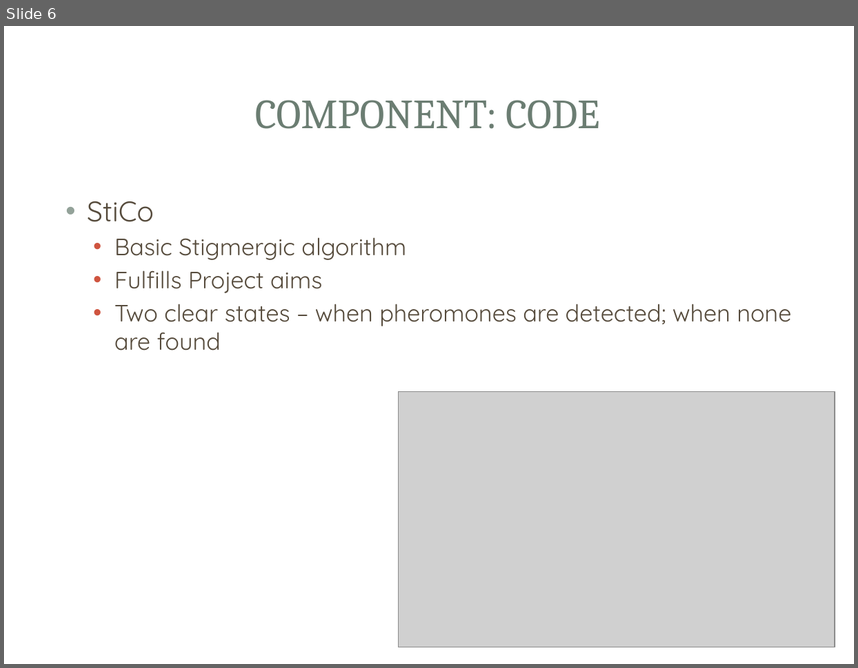
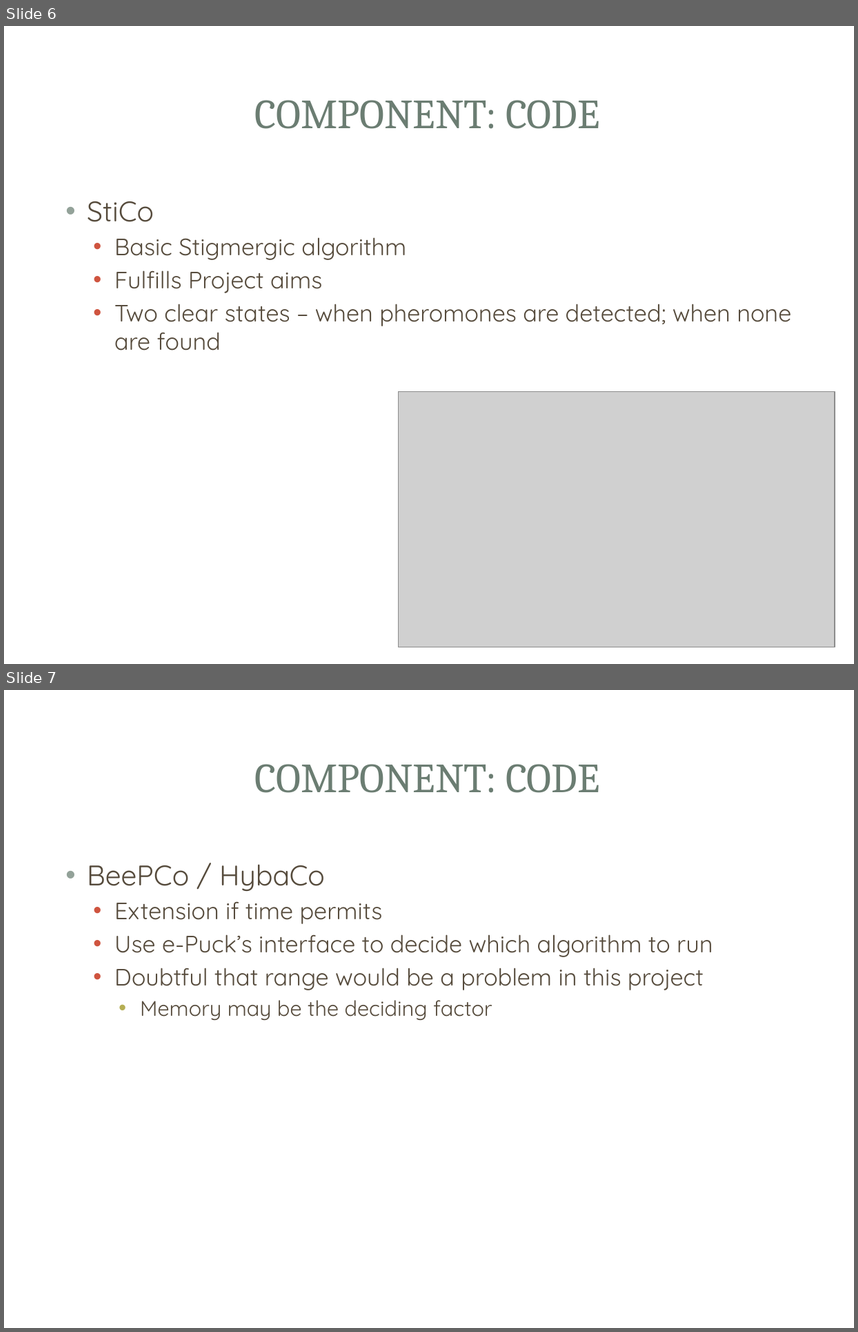
Before and after one commit to Chuddington/FYP-Stigmergy, a slide deck: psn/Design Presentation.pptx. Shown one above the other, each under a label of ours: slide 6 before the commit, slides 6 and 7 after it. The pictures are 858x668 and 858x1332 pixels, drawn with LibreOffice and Linux fonts; fonts in the diff are those of the drawing; grey boxes stand for pictures; background and template pictures are left out. Boxes give left, top, right and bottom in pixels: in the first picture for what was removed or moved away, otherwise in the second. Text is boxed around its words. In the diff, an @@ line names an element or a change of style, - is before the commit and + after.

```diff
--- a/psn/Design Presentation.pptx
+++ b/psn/Design Presentation.pptx
@@ slide 7 added at bbox=[4, 690, 854, 1328], background picture (left out); not listed: 3 template elements that a slide beside it also shows @@
@@ title added at bbox=[255, 764, 599, 793], 35 pt, text #6B7D72 @@
+COMPONENT: CODE
@@ text added at bbox=[87, 864, 713, 1020], 20 pt, text #564B3C @@
+• BeePCo / HybaCo
+  • Extension if time permits
+  • Use e-Puck’s interface to decide which algorithm to run
+  • Doubtful that range would be a problem in this project
+    • Memory may be the deciding factor
```
Also in this commit, not shown: 5 other slides added, 4 other files.
